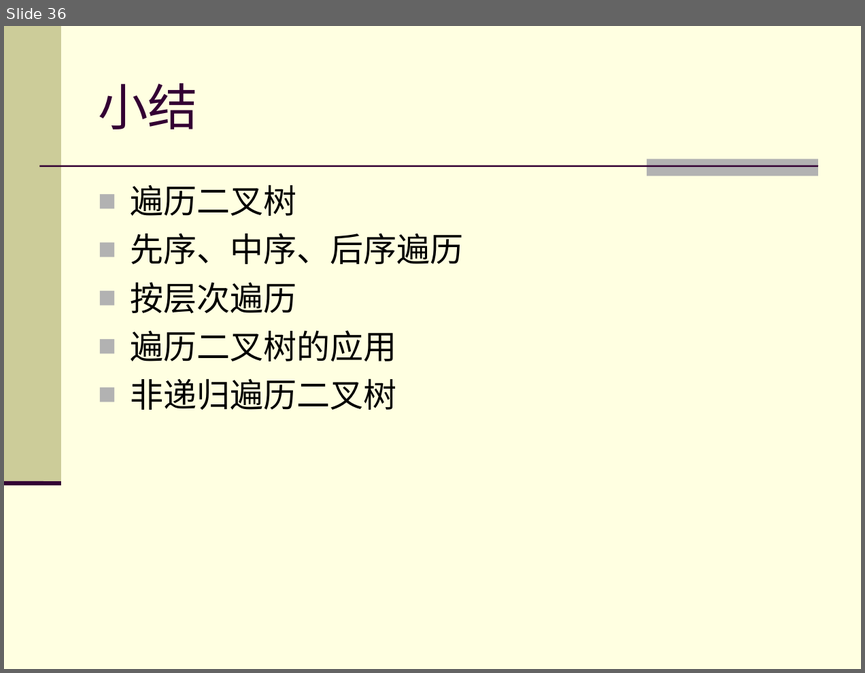
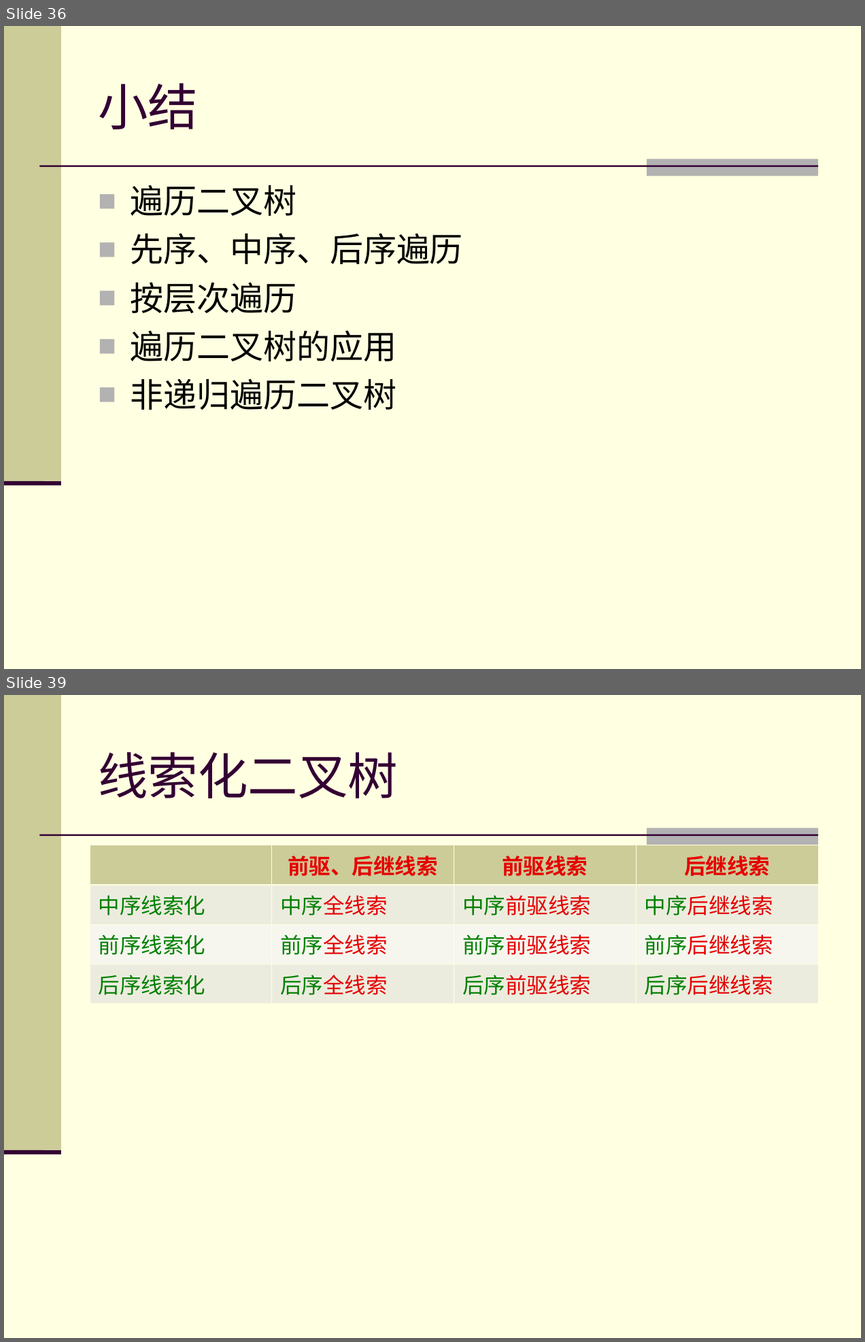
Before and after one commit to zhuangbo/ds-cpp, a slide deck: slides/PPT/ds6.3.ppt. Shown one above the other, each under a label of ours: slide 36 before the commit, slides 36 and 39 after it; the slides between them are not shown. The pictures are 865x673 and 865x1342 pixels, drawn with LibreOffice and Linux fonts; fonts in the diff are those of the drawing. Boxes give left, top, right and bottom in pixels: in the first picture for what was removed or moved away, otherwise in the second. Text is boxed around its words. In the diff, an @@ line names an element or a change of style, - is before the commit and + after.

```diff
--- a/slides/PPT/ds6.3.ppt
+++ b/slides/PPT/ds6.3.ppt
@@ slide 39 added at [4, 695, 861, 1338], background #FFFFE1; not listed: 4 template elements that a slide beside it also shows @@
@@ title added at [98, 752, 398, 798], 42 pt, text #330033 @@
+线索化二叉树
@@ table added at [90, 845, 818, 998], 4 rows, 4 columns @@
+ | 前驱、后继线索 | 前驱线索 | 后继线索
+中序线索化 | 中序全线索 | 中序前驱线索 | 中序后继线索
+前序线索化 | 前序全线索 | 前序前驱线索 | 前序后继线索
+后序线索化 | 后序全线索 | 后序前驱线索 | 后序后继线索
```
Also in this commit, not shown: 35 other slides changed, 5 other slides added.
